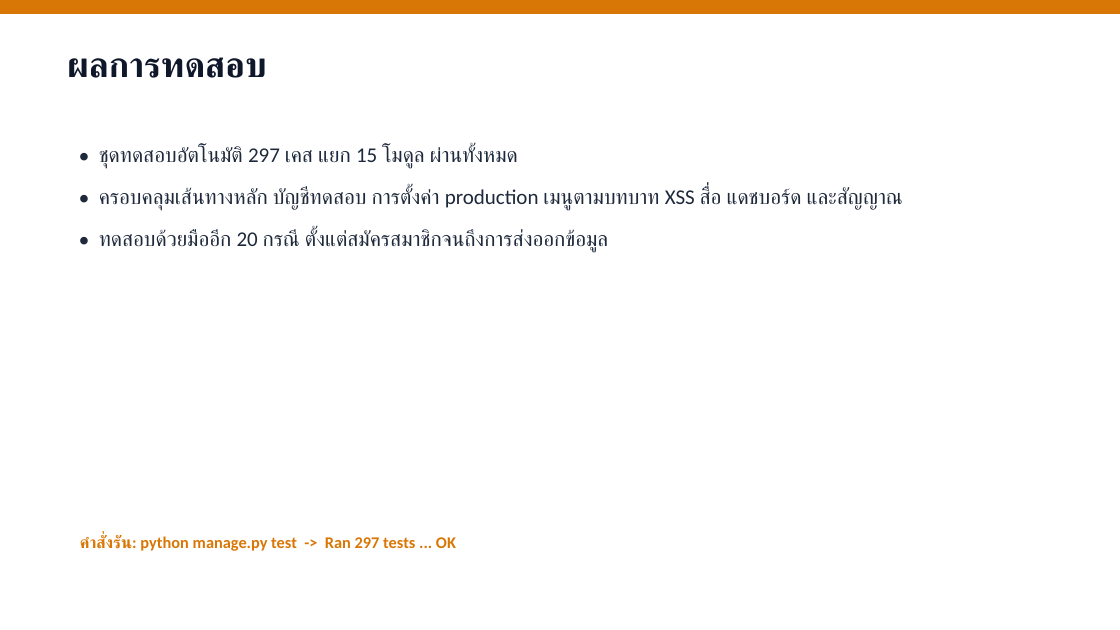
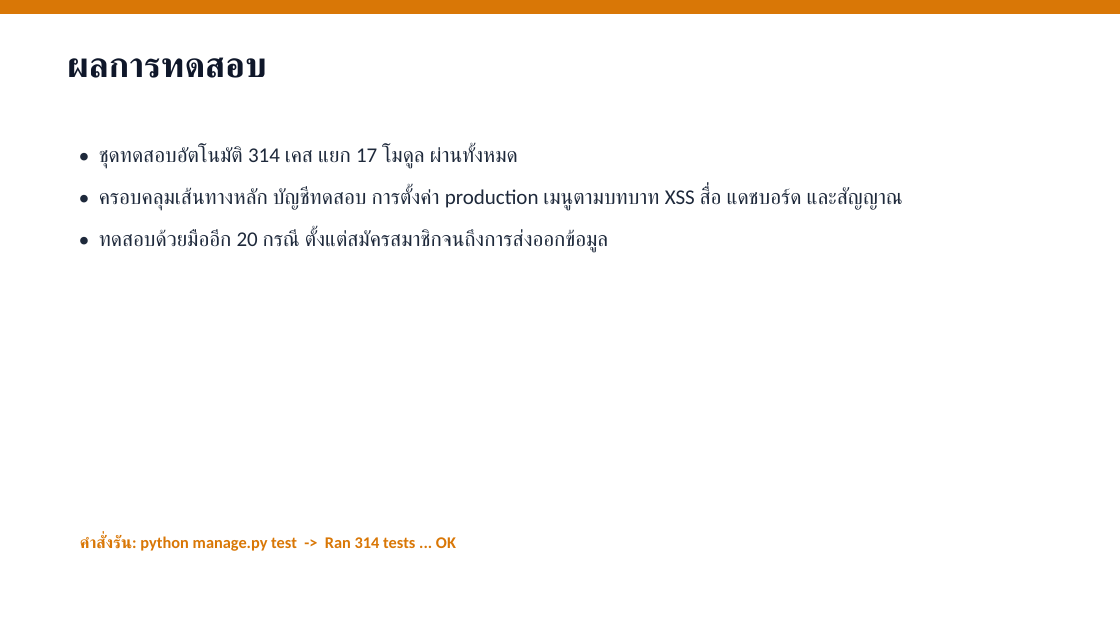
Before and after one commit to tlemtv098-dotcom/YumparkjureQRsong, a slide deck: slide 13 of deliverables/ไฟล์นำเสนอ.pptx. Drawn at 1120x630 pixels with LibreOffice and Linux fonts; fonts in the diff are those of the drawing. Boxes give left, top, right and bottom in pixels: in the first picture for what was removed or moved away, otherwise in the second. Text is boxed around its words. In the diff, an @@ line names an element or a change of style, - is before the commit and + after.

```diff
--- a/deliverables/ไฟล์นำเสนอ.pptx
+++ b/deliverables/ไฟล์นำเสนอ.pptx
@@ text at [99, 146, 518, 169]: text changed @@
-• ชุดทดสอบอัตโนมัติ 297 เคส แยก 15 โมดูล ผ่านทั้งหมด
+• ชุดทดสอบอัตโนมัติ 314 เคส แยก 17 โมดูล ผ่านทั้งหมด
@@ text at [80, 536, 456, 551]: text changed @@
-คำสั่งรัน: python manage.py test -> Ran 297 tests ... OK
+คำสั่งรัน: python manage.py test -> Ran 314 tests ... OK
```
Also in this commit, not shown: 4 other files.
